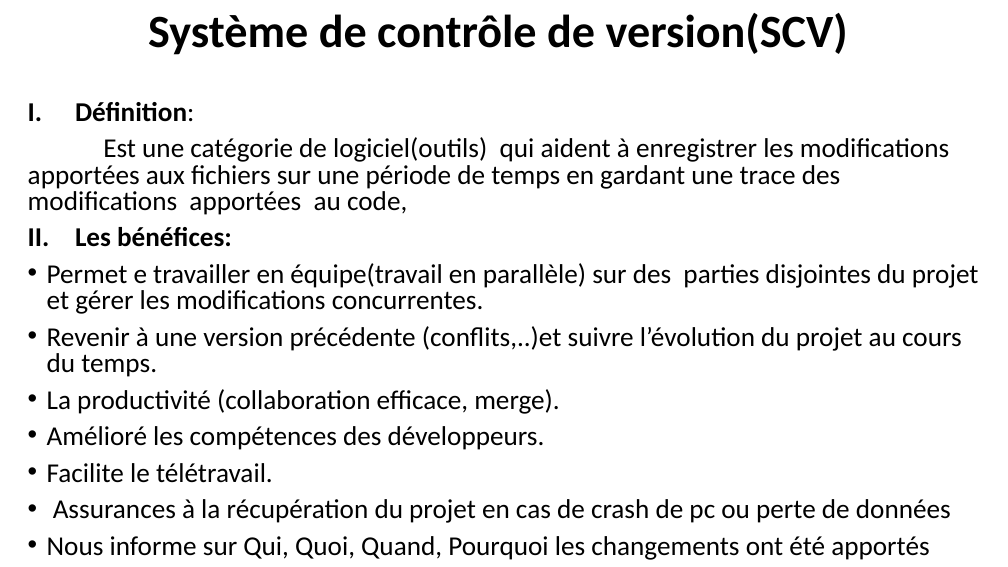
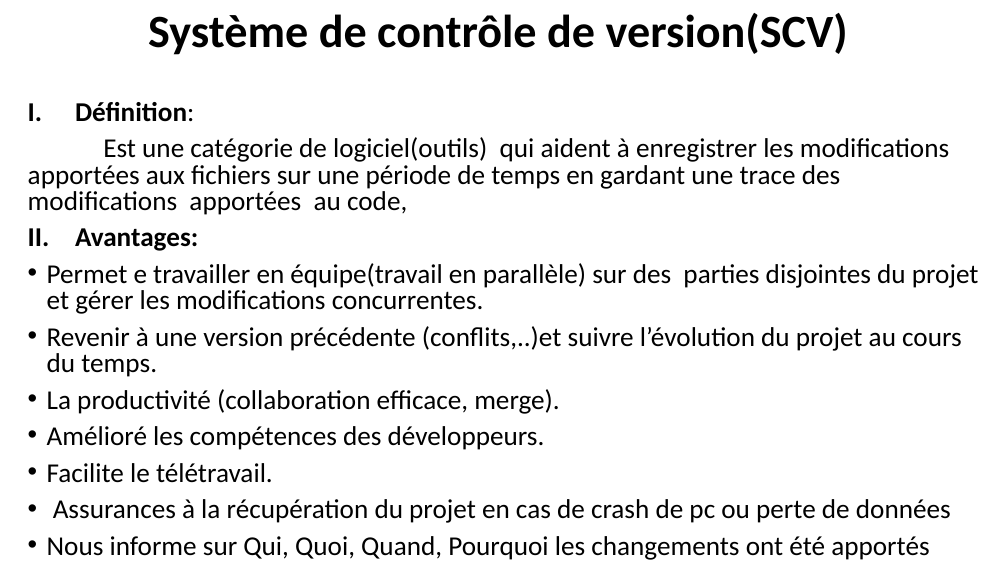
Before and after one commit to belakebiboussad/form, a slide deck: slide 1 of Formation Git.pptx. Drawn at 1008x567 pixels with LibreOffice and Linux fonts; fonts in the diff are those of the drawing. Boxes give left, top, right and bottom in pixels: in the first picture for what was removed or moved away, otherwise in the second. Text is boxed around its words. In the diff, an @@ line names an element or a change of style, - is before the commit and + after.

```diff
--- a/Formation Git.pptx
+++ b/Formation Git.pptx
@@ text at <box>75,228,198,251</box>: text changed @@
-II. Les bénéfices:
+II. Avantages:
```
Also in this commit, not shown: 9 other slides changed, 3 slides added, 1 other file.
